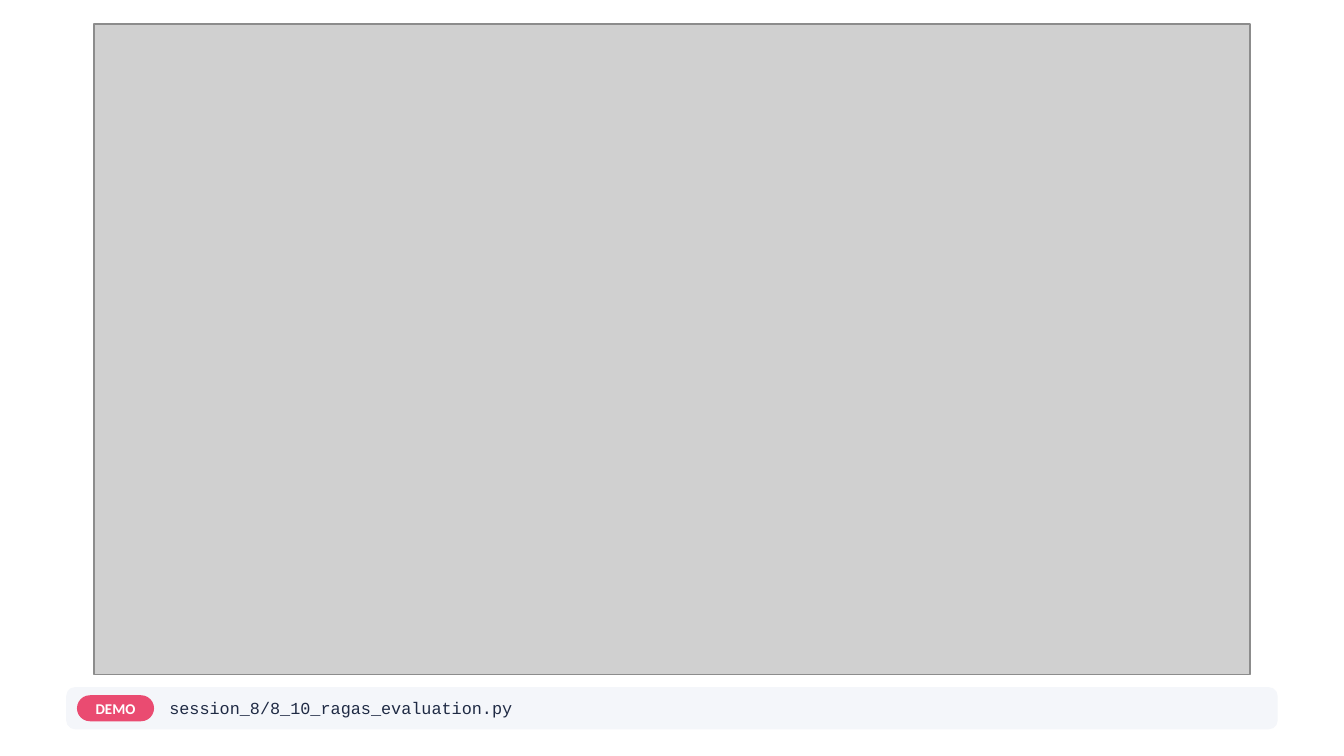
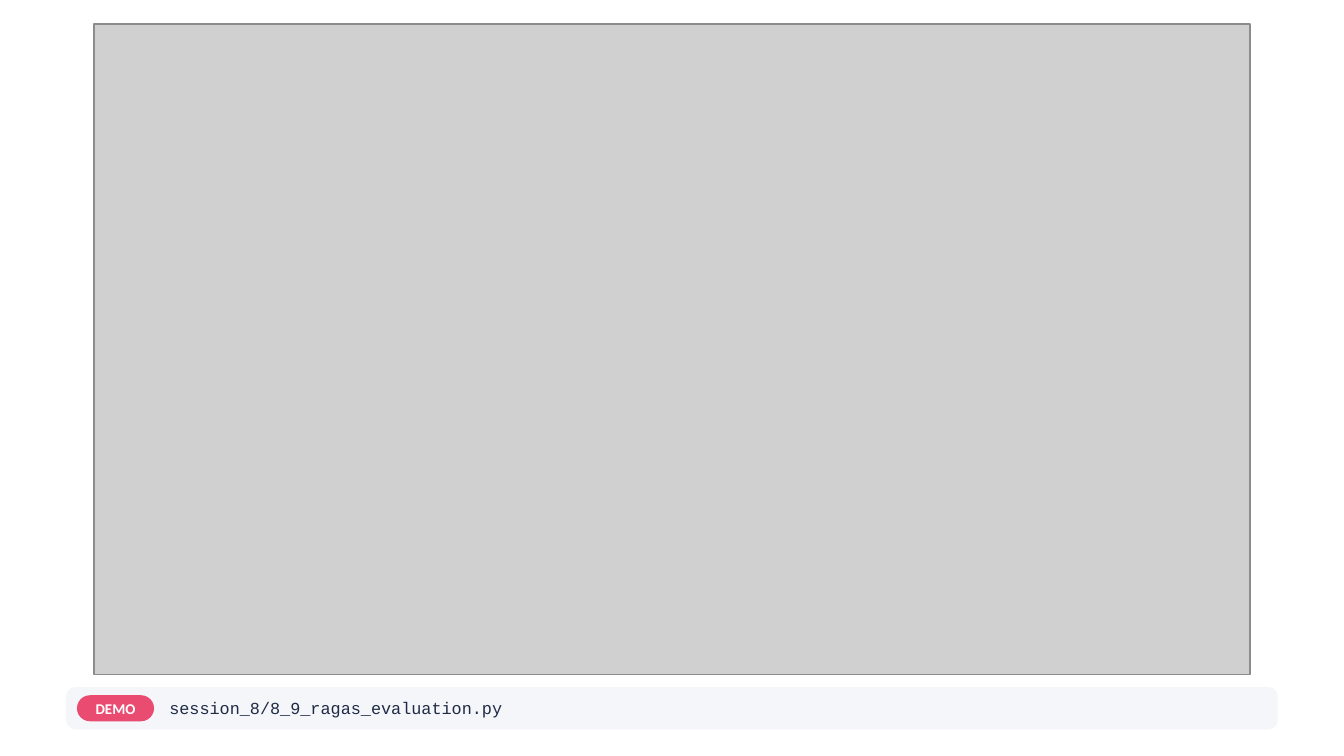
Before and after one commit to atulkahatecdac/agenticai, a slide deck: slide 124 of 16_PGP-Agentic/PGP_Agentic_AI.pptx. Drawn at 1344x756 pixels with LibreOffice and Linux fonts; fonts in the diff are those of the drawing; grey boxes stand for pictures. Boxes give left, top, right and bottom in pixels: in the first picture for what was removed or moved away, otherwise in the second. Text is boxed around its words. In the diff, an @@ line names an element or a change of style, - is before the commit and + after.

```diff
--- a/16_PGP-Agentic/PGP_Agentic_AI.pptx
+++ b/16_PGP-Agentic/PGP_Agentic_AI.pptx
@@ text at box(169, 702, 502, 718): text changed @@
-session_8/8_10_ragas_evaluation.py
+session_8/8_9_ragas_evaluation.py
```
Also in this commit, not shown: 13 other slides changed, 13 other files.
